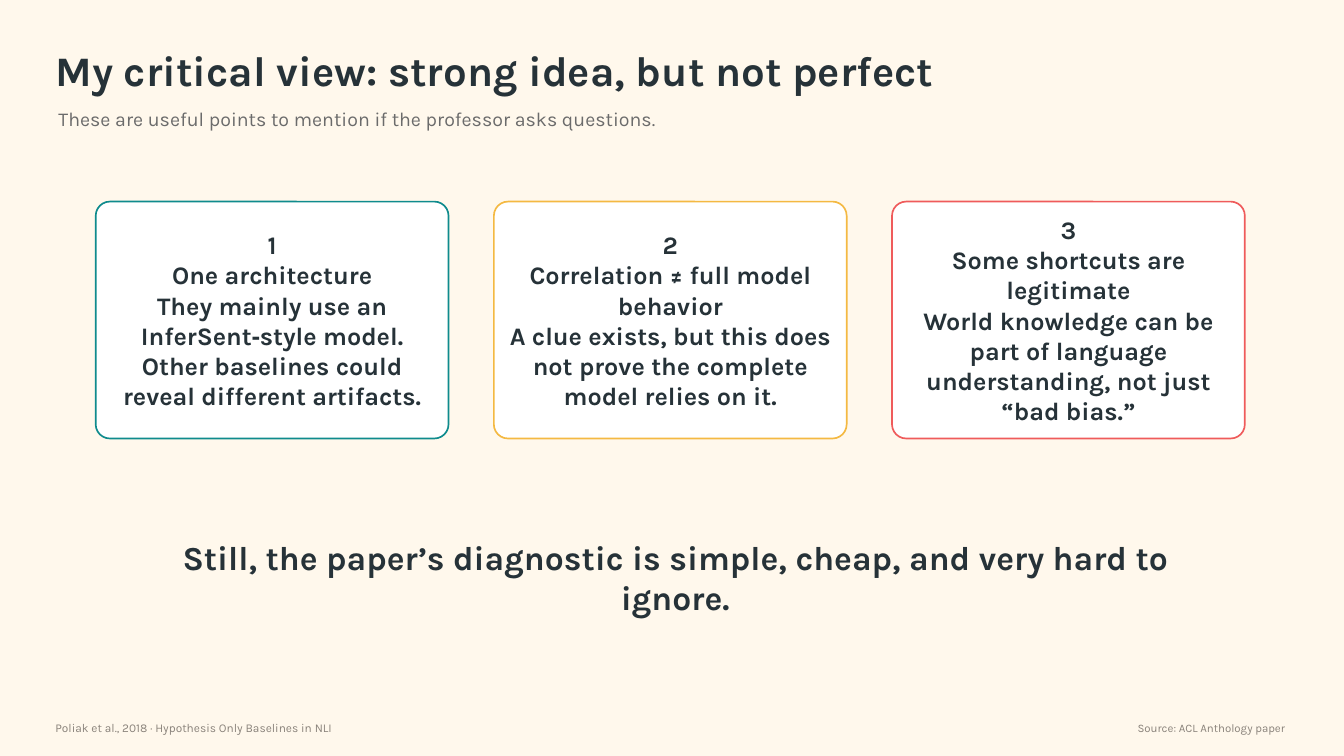
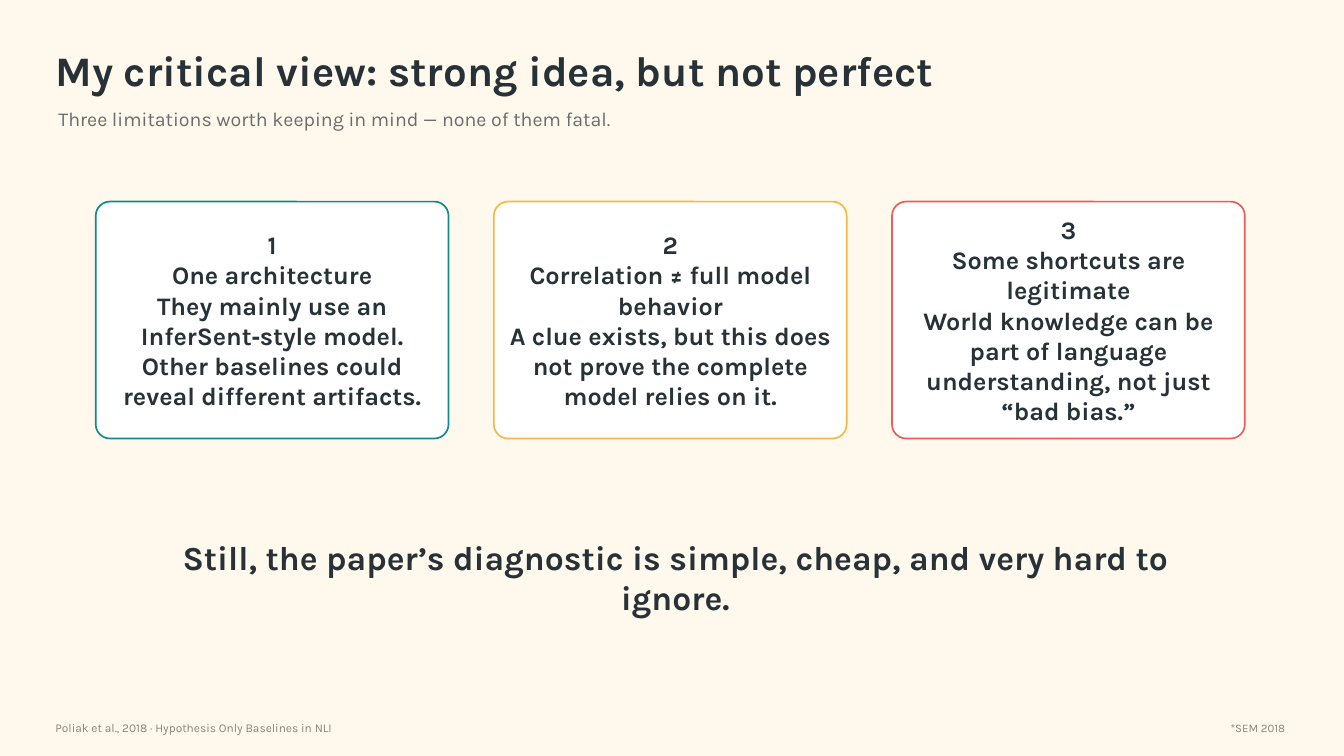
Before and after one commit to Sahar-Mgh/NLP-Portfolio, a slide deck: slide 11 of presentation/hypothesis_only_nli_presentation.pptx. Drawn at 1344x756 pixels with LibreOffice and Linux fonts; fonts in the diff are those of the drawing. Boxes give left, top, right and bottom in pixels: in the first picture for what was removed or moved away, otherwise in the second. Text is boxed around its words. In the diff, an @@ line names an element or a change of style, - is before the commit and + after.

```diff
--- a/presentation/hypothesis_only_nli_presentation.pptx
+++ b/presentation/hypothesis_only_nli_presentation.pptx
@@ text at (58,112,611,131): text changed @@
-These are useful points to mention if the professor asks questions.
+Three limitations worth keeping in mind — none of them fatal.
@@ text at (1231,724,1285,732): text changed @@
-Source: ACL Anthology paper
+*SEM 2018
```
Also in this commit, not shown: 11 other slides changed.
